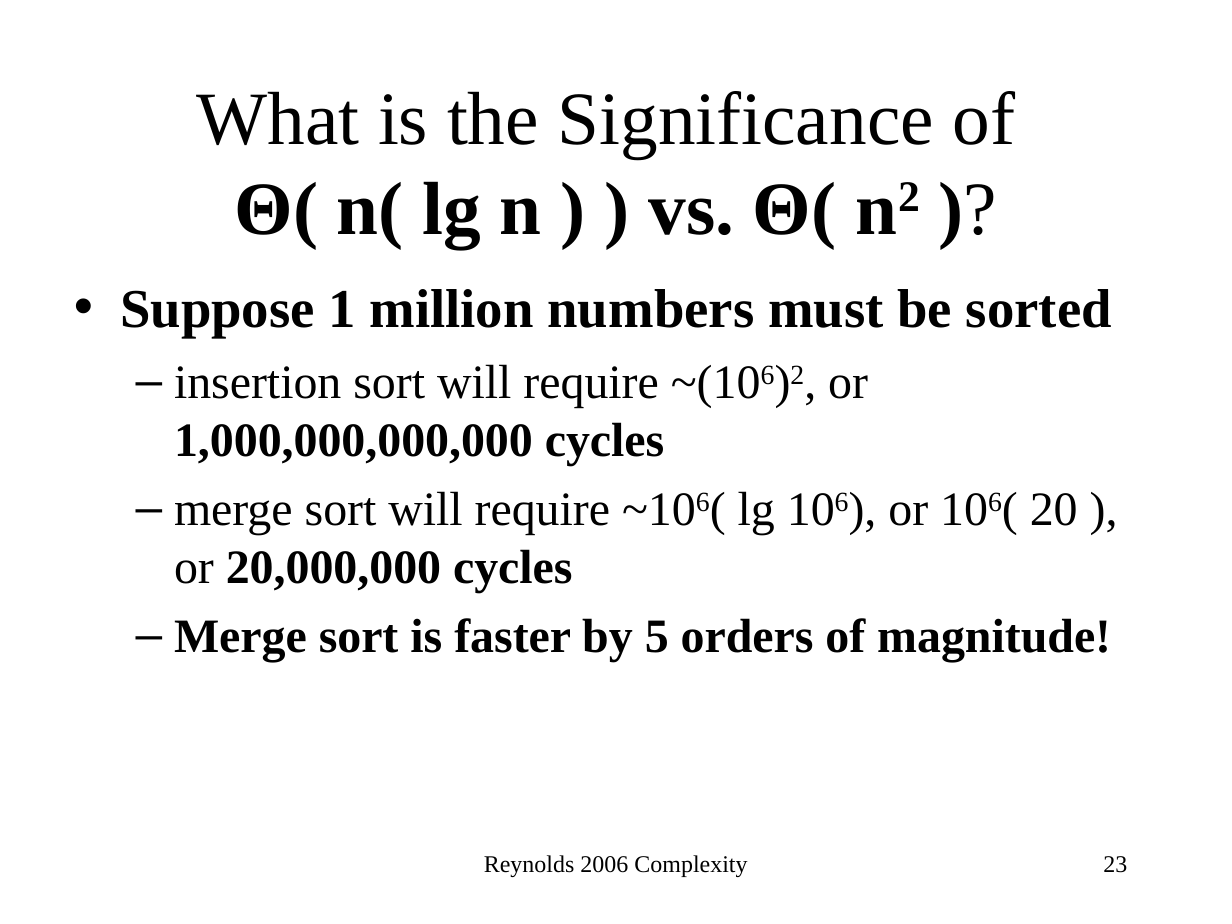
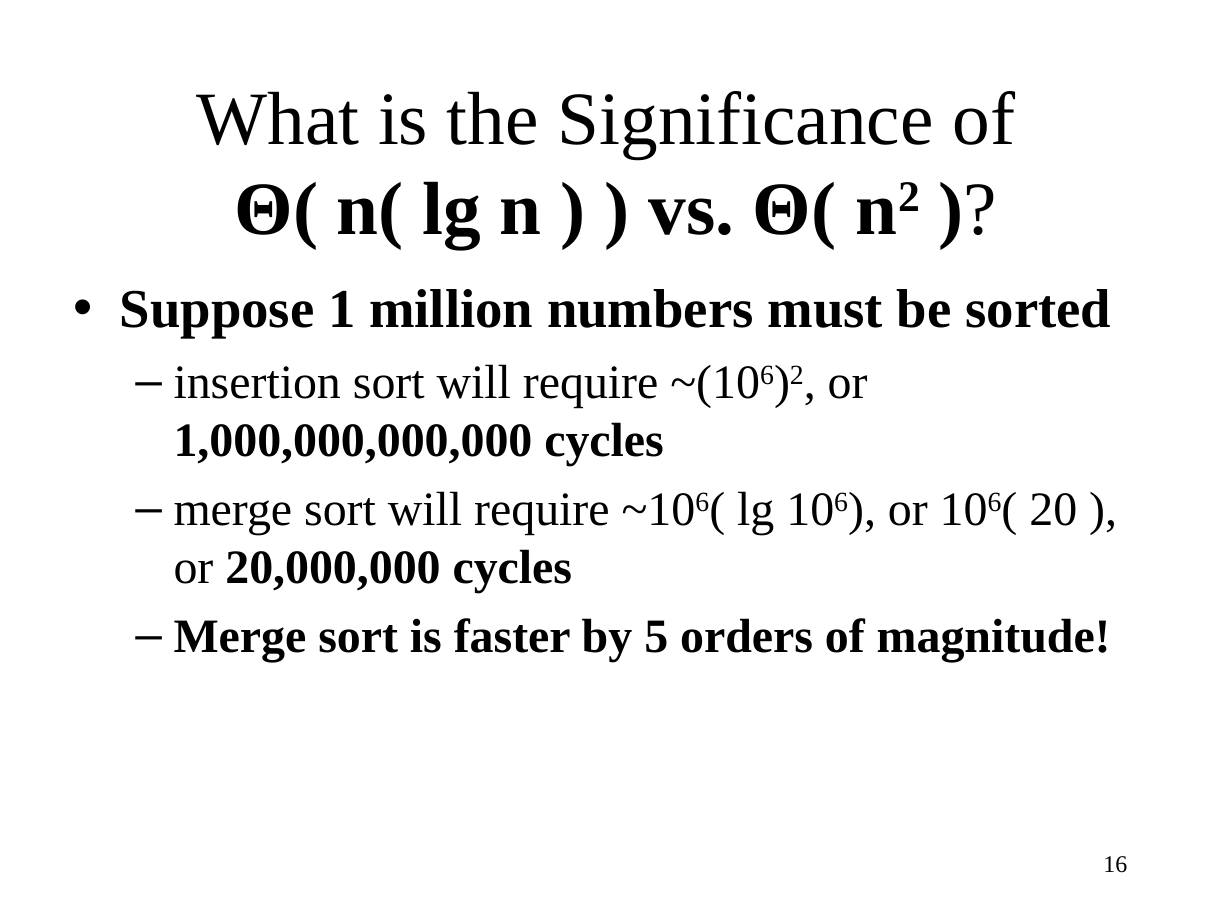
Before and after one commit to kartikshahc/testing, a slide deck: slide 16 of ComplexityAnalysis.ppt (slide 23 before the commit). Drawn at 1232x924 pixels with LibreOffice and Linux fonts; fonts in the diff are those of the drawing. Boxes give left, top, right and bottom in pixels: in the first picture for what was removed or moved away, otherwise in the second. Text is boxed around its words. In the diff, an @@ line names an element or a change of style, - is before the commit and + after.

```diff
--- a/ComplexityAnalysis.ppt
+++ b/ComplexityAnalysis.ppt
@@ text removed at [484, 855, 747, 877] @@
-Reynolds 2006 Complexity
@@ page number at [1103, 856, 1127, 873]: text changed @@
-23
+16
```
Also in this commit, not shown: 12 other slides changed, 14 slides added, 14 slides removed, 3 other files.
